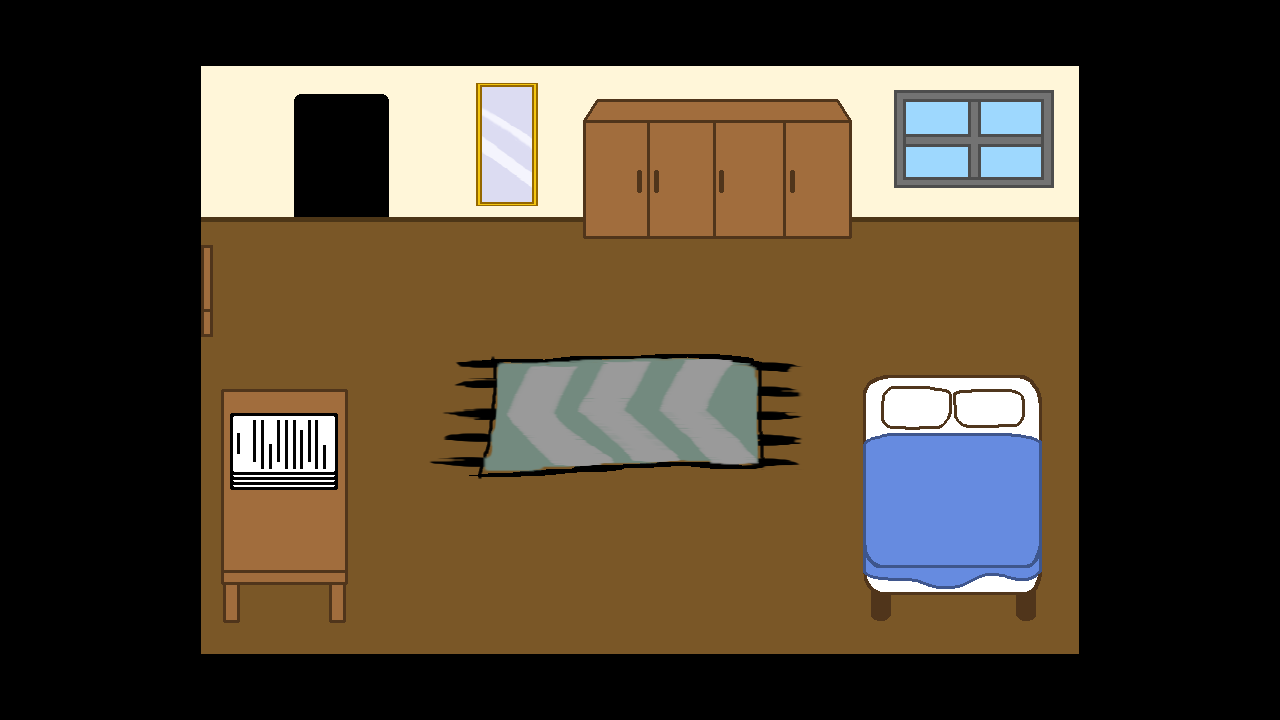
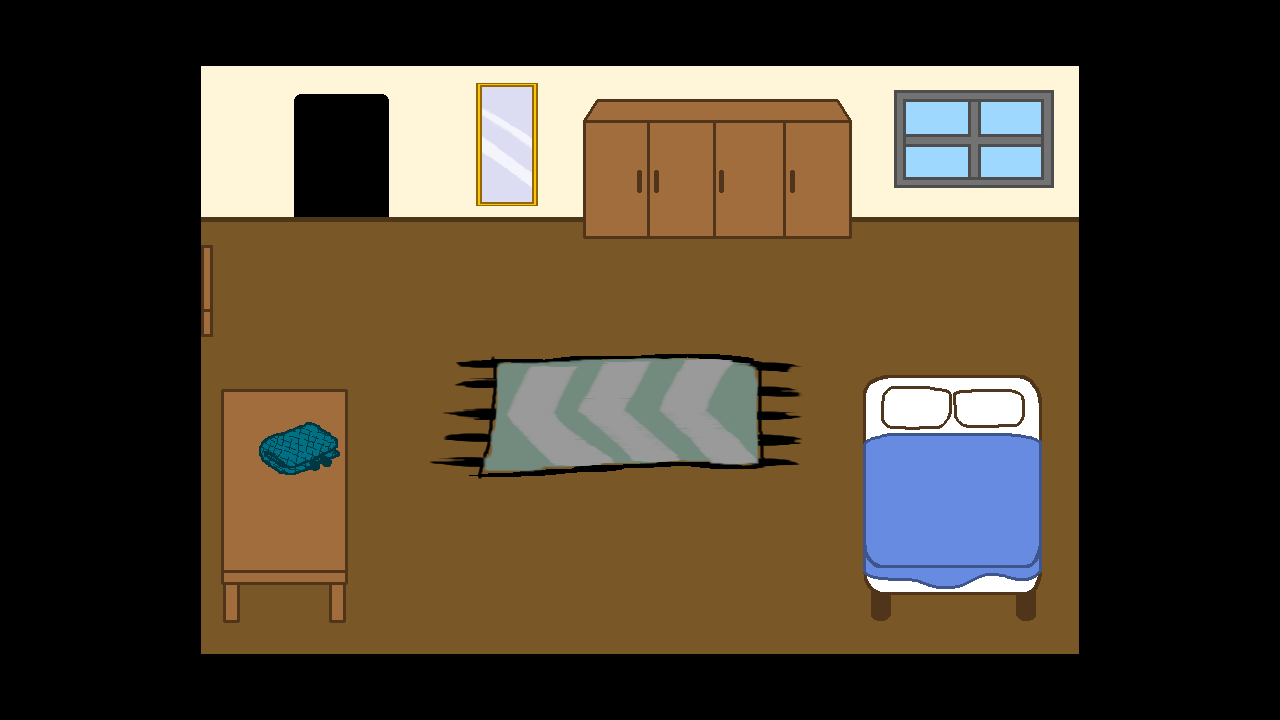
The second 1280px x 720px image is a revision of the first. Changes to its layers:
added layer "spr_rm01_desk_wallet" above "spr_rm01_desk" over <box>230,413,340,487</box>
painted on "spr_rm01_desk" over <box>230,413,340,490</box>
